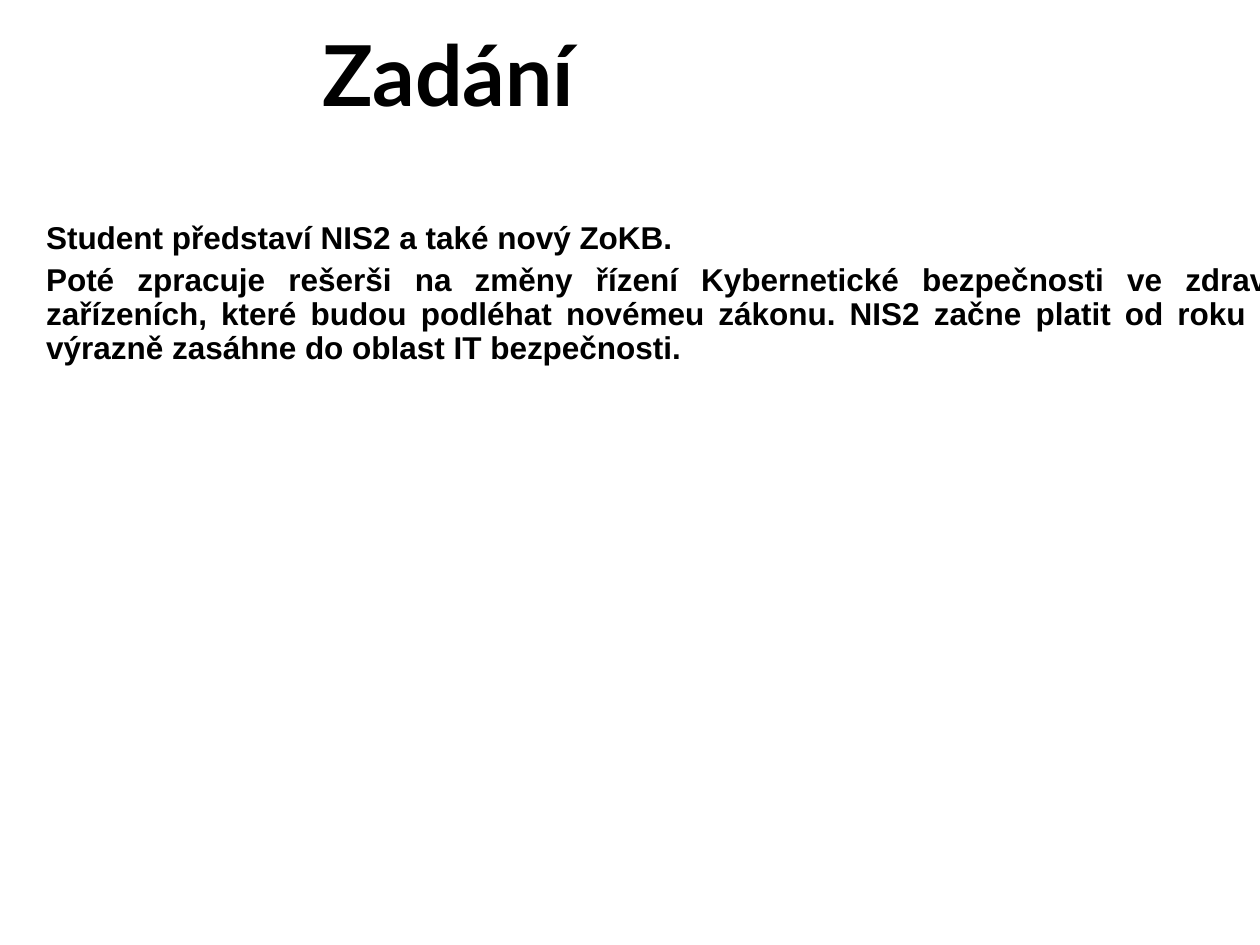
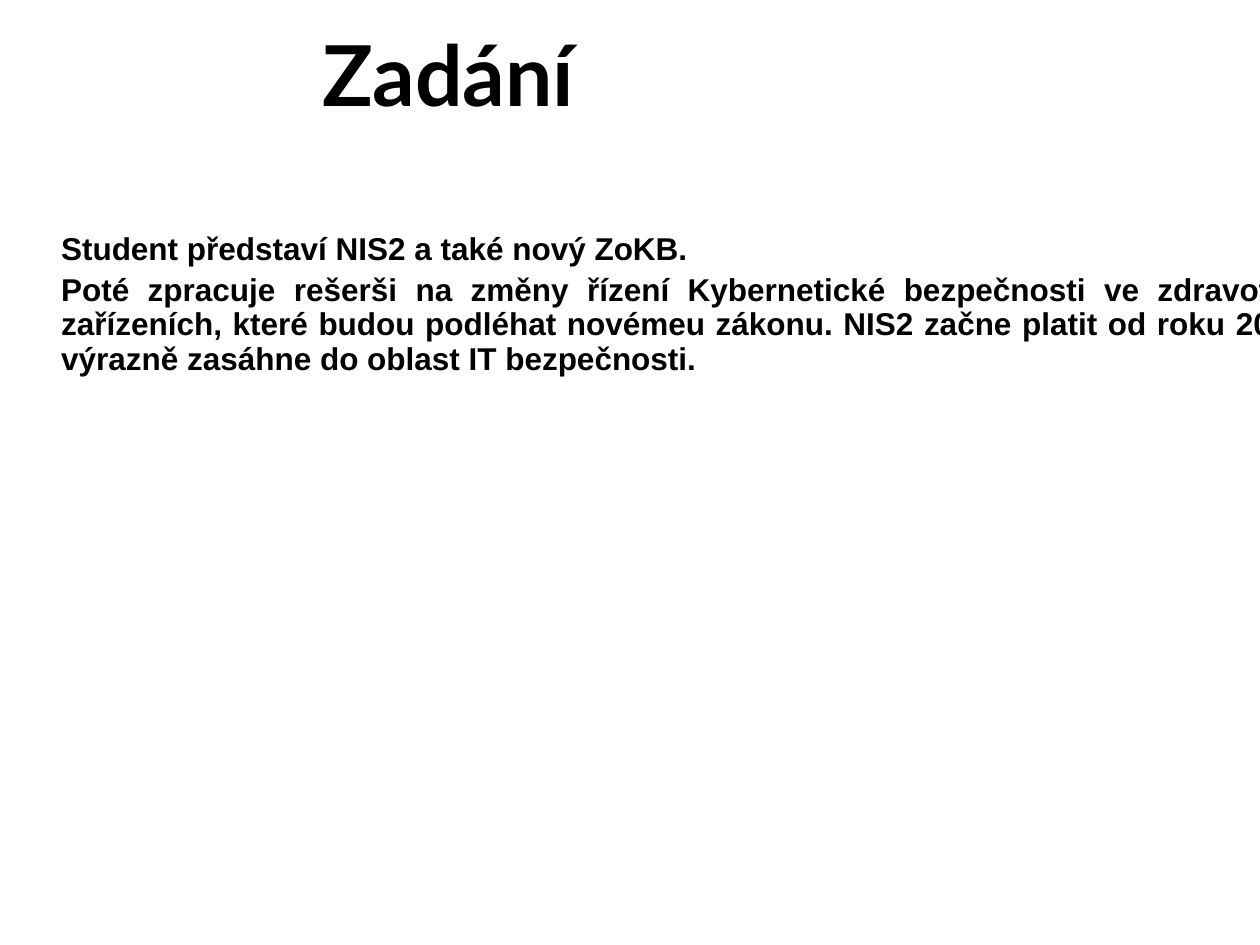
Before and after one commit to zimice/pr4_nis2, a slide deck: slide 2 of NIS2.pptx. Drawn at 1260x945 pixels with LibreOffice and Linux fonts; fonts in the diff are those of the drawing; background and template pictures are left out. Boxes give left, top, right and bottom in pixels: in the first picture for what was removed or moved away, otherwise in the second. Text is boxed around its words. In the diff, an @@ line names an element or a change of style, - is before the commit and + after.

```diff
--- a/NIS2.pptx
+++ b/NIS2.pptx
@@ subtitle "Student představí NIS2 a také ..." rewrapped from box(46, 225, 1245, 365) to box(61, 236, 1225, 376) @@
```
Also in this commit, not shown: 1 other slide changed.
